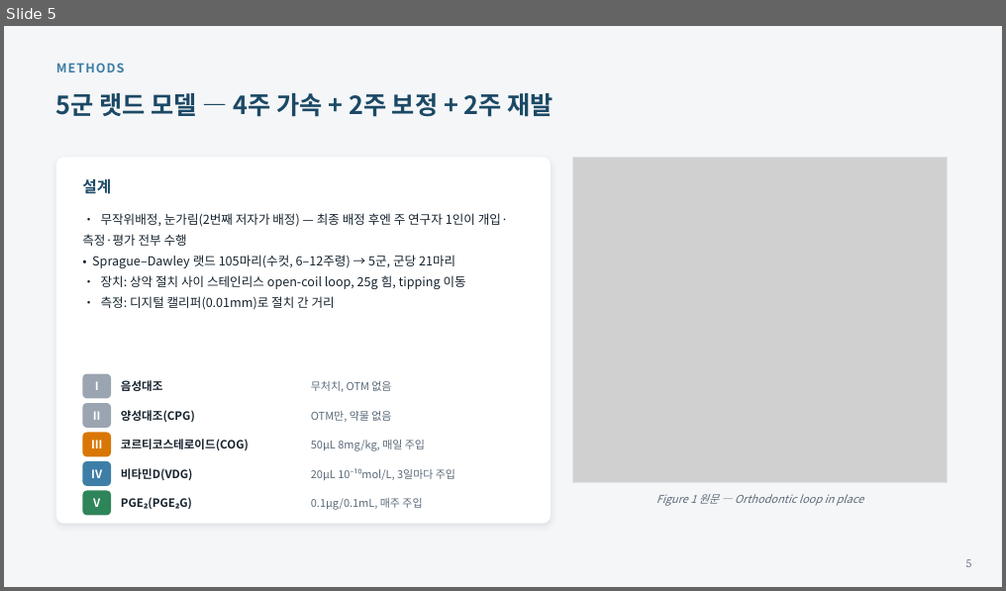
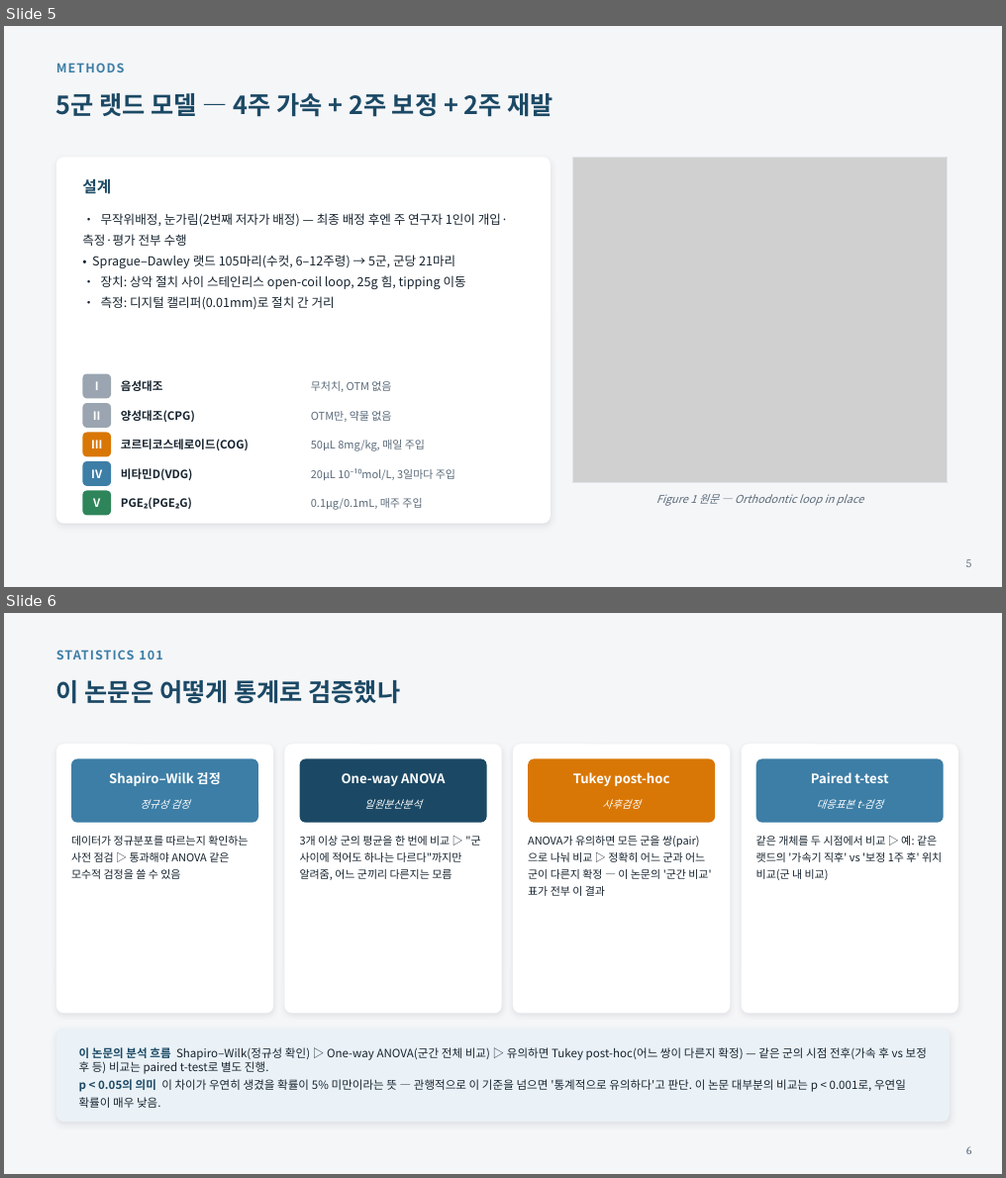
Before and after one commit to yojokem/-, a slide deck: 치과약리학실험2-논문발표/치과약리학실험2_논문발표.pptx. Shown one above the other, each under a label of ours: slide 5 before the commit, slides 5 and 6 after it. The pictures are 1006x591 and 1006x1178 pixels, drawn with LibreOffice and Linux fonts; fonts in the diff are those of the drawing; grey boxes stand for pictures. Boxes give left, top, right and bottom in pixels: in the first picture for what was removed or moved away, otherwise in the second. Text is boxed around its words. In the diff, an @@ line names an element or a change of style, - is before the commit and + after.

```diff
--- a/치과약리학실험2-논문발표/치과약리학실험2_논문발표.pptx
+++ b/치과약리학실험2-논문발표/치과약리학실험2_논문발표.pptx
@@ slide 6 added at [4,613,1002,1174], background #F5F6F8 @@
@@ text added at [56,650,162,660], 12 pt, text #3D7EA6, bold @@
+STATISTICS 101
@@ text added at [56,680,401,704], 24 pt, text #1B4965, bold @@
+이 논문은 어떻게 통계로 검증했나
@@ rounded rectangle added at [56,744,273,1014], fill #FFFFFF @@
@@ rounded rectangle added at [71,759,258,823], fill #3D7EA6 @@
@@ rounded rectangle added at [285,744,502,1014], fill #FFFFFF @@
@@ rounded rectangle added at [300,759,487,823], fill #1B4965 @@
@@ rounded rectangle added at [513,744,731,1014], fill #FFFFFF @@
@@ rounded rectangle added at [528,759,715,823], fill #D97706 @@
@@ rounded rectangle added at [742,744,958,1014], fill #FFFFFF @@
@@ rounded rectangle added at [756,759,944,823], fill #3D7EA6 @@
@@ text added at [109,772,221,786], 12.5 pt, text #FFFFFF, bold @@
+Shapiro–Wilk 검정
@@ text added at [342,773,445,786], 12.5 pt, text #FFFFFF, bold @@
+One-way ANOVA
@@ text added at [573,772,669,786], 12.5 pt, text #FFFFFF, bold @@
+Tukey post-hoc
@@ text added at [811,772,888,783], 12.5 pt, text #FFFFFF, bold @@
+Paired t-test
@@ text added at [140,799,190,809], 10 pt, text #FFFFFF, italic @@
+정규성 검정
@@ text added at [364,799,422,809], 10 pt, text #FFFFFF, italic @@
+일원분산분석
@@ text added at [602,799,641,809], 10 pt, text #FFFFFF, italic @@
+사후검정
@@ text added at [817,799,883,809], 10 pt, text #FFFFFF, italic @@
+대응표본 t-검정
@@ text added at [71,836,248,879], 10.5 pt, text #16232E @@
+데이터가 정규분포를 따르는지 확인하는 사전 점검 ▷ 통과해야 ANOVA 같은 모수적 검정을 쓸 수 있음
@@ text added at [300,836,480,880], 10.5 pt, text #16232E @@
+3개 이상 군의 평균을 한 번에 비교 ▷ "군 사이에 적어도 하나는 다르다"까지만 알려줌, 어느 군끼리 다른지는 모름
@@ text added at [528,836,711,896], 10.5 pt, text #16232E @@
+ANOVA가 유의하면 모든 군을 쌍(pair)으로 나눠 비교 ▷ 정확히 어느 군과 어느 군이 다른지 확정 — 이 논문의 '군간 비교' 표가 전부 이 결과
@@ text added at [756,836,942,880], 10.5 pt, text #16232E @@
+같은 개체를 두 시점에서 비교 ▷ 예: 같은 랫드의 '가속기 직후' vs '보정 1주 후' 위치 비교(군 내 비교)
@@ rounded rectangle added at [56,1029,949,1122], fill #EAF2F7 @@
@@ text added at [79,1048,927,1108], 11 pt, text #16232E @@
+이 논문의 분석 흐름 Shapiro–Wilk(정규성 확인) ▷ One-way ANOVA(군간 전체 비교) ▷ 유의하면 Tukey post-hoc(어느 쌍이 다른지 확정) — 같은 군의 시점 전후(가속 후 vs 보정 후 등) 비교는 paired t-test로 별도 진행.
+p < 0.05의 의미 이 차이가 우연히 생겼을 확률이 5% 미만이라는 뜻 — 관행적으로 이 기준을 넘으면 '통계적으로 유의하다'고 판단. 이 논문 대부분의 비교는 p < 0.001로, 우연일 확률이 매우 낮음.
@@ text added at [966,1147,971,1155], 11 pt, text #5B6B7A @@
+6
```
Also in this commit, not shown: 9 slides changed, 3 other files.
